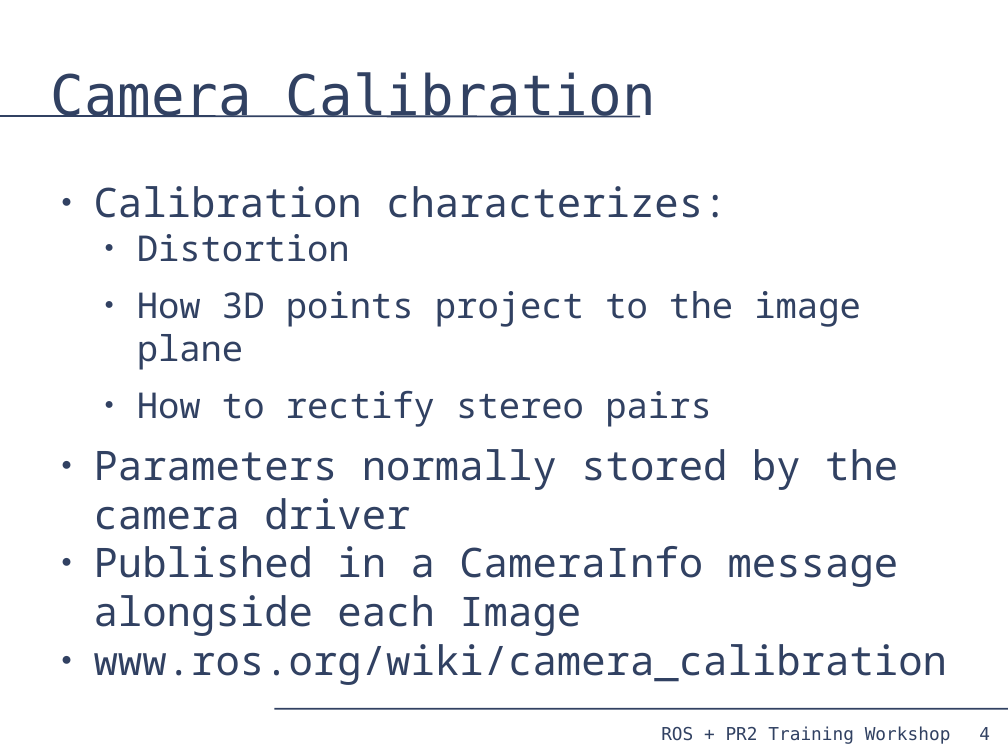
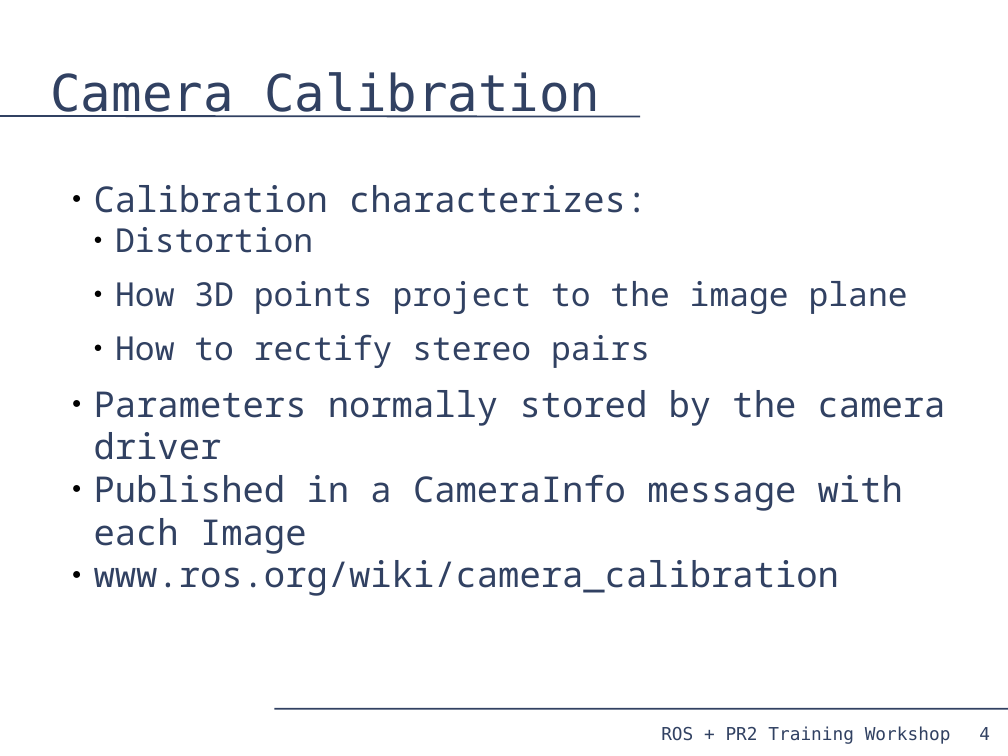
Before and after one commit to PR2/pr2_docs, a slide deck: slide 4 of pr2_training_workshop/processing_camera_data/slides.odp. Drawn at 1008x756 pixels with LibreOffice and Linux fonts; fonts in the diff are those of the drawing. Boxes give left, top, right and bottom in pixels: in the first picture for what was removed or moved away, otherwise in the second. Text is boxed around its words. In the diff, an @@ line names an element or a change of style, - is before the commit and + after.

Commit message:
Just formatting tweaks

```diff
--- a/pr2_training_workshop/processing_camera_data/slides.odp
+++ b/pr2_training_workshop/processing_camera_data/slides.odp
@@ title "Camera Calibration" at (50,72,600,118): size 44 to 40 pt @@
@@ text at (94,185,946,596): size 32 to 28 pt in "Calibration characterizes:", "Parameters normally stored by the camera driver", "www.ros.org/wiki/camera_calibration"; size 28 to 26 pt in "Distortion", "How 3D points project to the image ...", "How to rectify stereo pairs"; indent changed; bullet colour #314162 to #000000 @@
@@ text at (94,475,903,554): text changed; size 32 to 28 pt @@
-● Published in a CameraInfo message alongside each Image
+● Published in a CameraInfo message with each Image
```
Also in this commit, not shown: 21 other slides changed.
